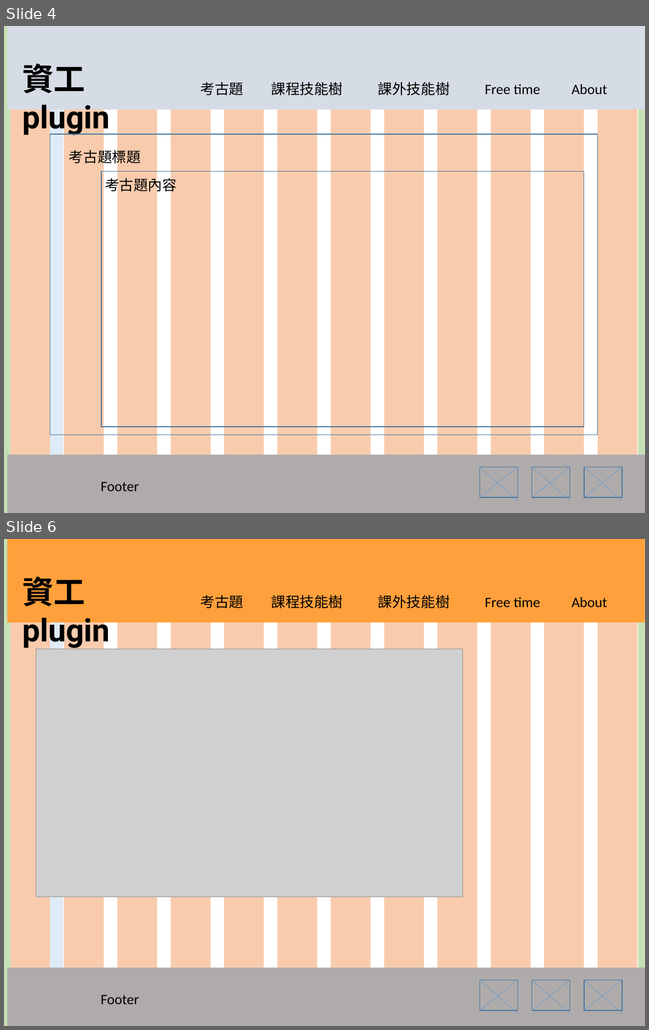
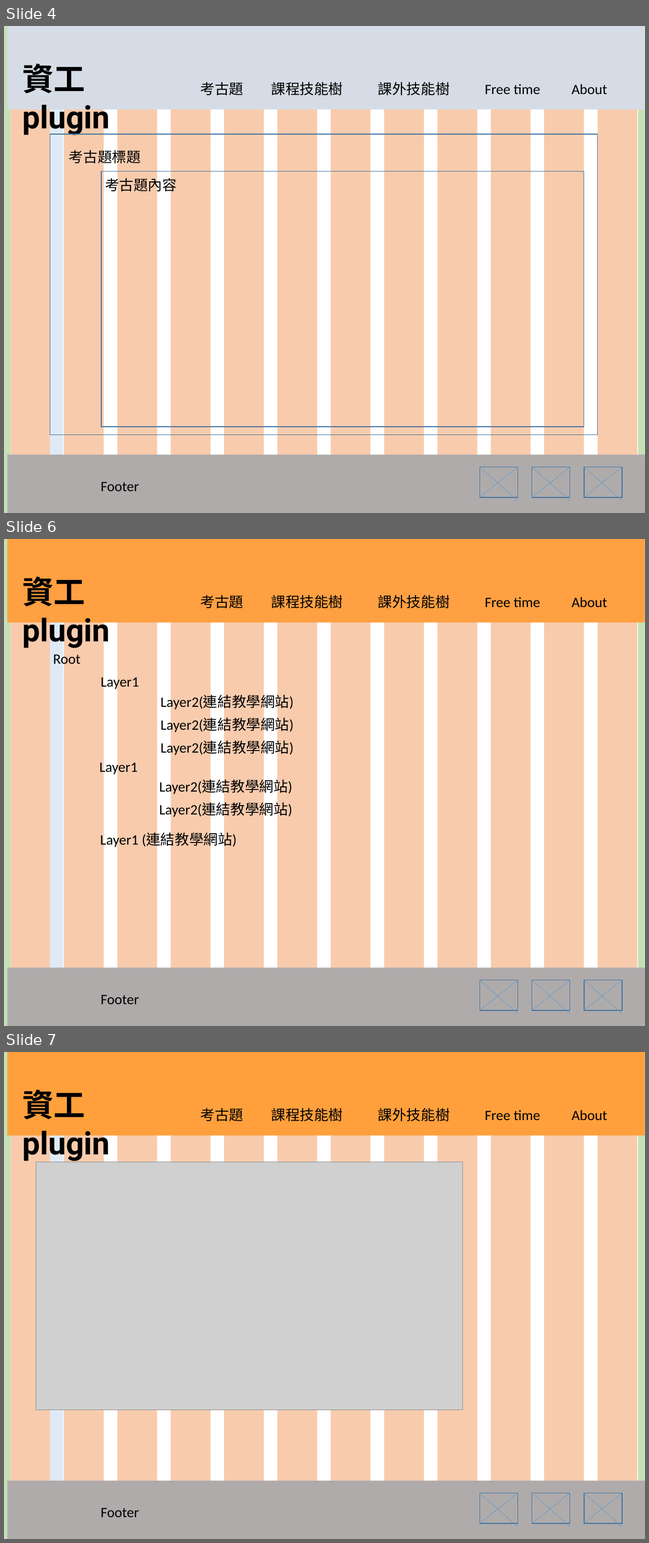
Before and after one commit to sean60706/web_teamwork, a slide deck: 線框圖/框線圖_考古題+技能樹.pptx. Shown one above the other, each under a label of ours: slides 4 and 6 before the commit, slides 4, 6 and 7 after it; the slides between them are not shown. The pictures are 649x1030 and 649x1543 pixels, drawn with LibreOffice and Linux fonts; fonts in the diff are those of the drawing; grey boxes stand for pictures. Boxes give left, top, right and bottom in pixels: in the first picture for what was removed or moved away, otherwise in the second. Text is boxed around its words. In the diff, an @@ line names an element or a change of style, - is before the commit and + after.

```diff
--- a/線框圖/框線圖_考古題+技能樹.pptx
+++ b/線框圖/框線圖_考古題+技能樹.pptx
@@ slide 6 added at (4, 539, 645, 1026), background #FFFFFF @@
@@ rectangle added at (7, 539, 644, 623), fill #FFA042 @@
@@ group added at (4, 539, 645, 1026): 15 rectangles @@
@@ text added at (22, 576, 110, 649), 44 pt, text #000000, bold @@
+資工plugin
@@ text added at (201, 595, 244, 609), 20 pt, text #000000 @@
+考古題
@@ text added at (271, 595, 343, 609), 20 pt, text #000000 @@
+課程技能樹
@@ text added at (378, 595, 450, 609), 20 pt, text #000000 @@
+課外技能樹
@@ text added at (484, 597, 540, 607), 20 pt, text #000000 @@
+Free time
@@ text added at (571, 597, 607, 608), 20 pt, text #000000 @@
+About
@@ text added at (53, 652, 80, 667), 20 pt, text #000000 @@
+Root
@@ text added at (101, 675, 139, 691), 20 pt, text #000000 @@
+Layer1
@@ text added at (161, 695, 294, 711), 20 pt, text #000000 @@
+Layer2(連結教學網站)
@@ text added at (161, 718, 294, 733), 20 pt, text #000000 @@
+Layer2(連結教學網站)
@@ text added at (161, 741, 294, 756), 20 pt, text #000000 @@
+Layer2(連結教學網站)
@@ text added at (99, 760, 138, 776), 20 pt, text #000000 @@
+Layer1
@@ text added at (159, 780, 292, 795), 20 pt, text #000000 @@
+Layer2(連結教學網站)
@@ text added at (159, 803, 292, 818), 20 pt, text #000000 @@
+Layer2(連結教學網站)
@@ text added at (100, 833, 236, 849), 20 pt, text #000000 @@
+Layer1 (連結教學網站)
@@ rectangle added at (7, 968, 645, 1026), fill #AFABAB @@
@@ group added at (479, 980, 622, 1014): 6 lines, 3 rectangles @@
@@ text added at (101, 995, 139, 1004), 20 pt, text #000000 @@
+Footer
@@ what was slide 6 is now slide 7 @@
```
Also in this commit, not shown: 2 slides changed, 4 other slides added.
